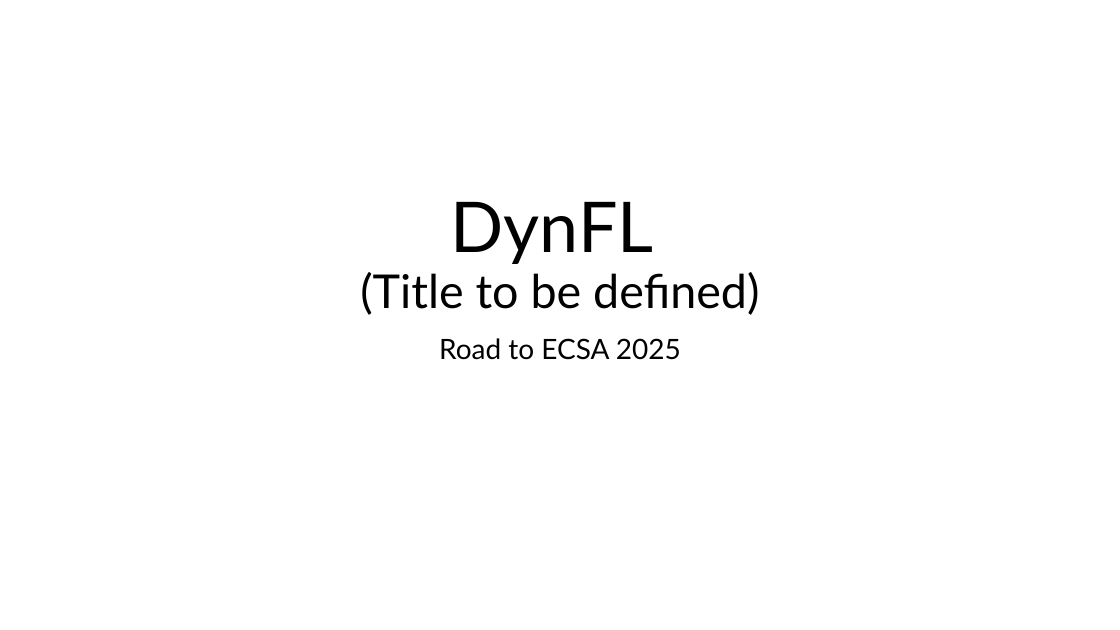
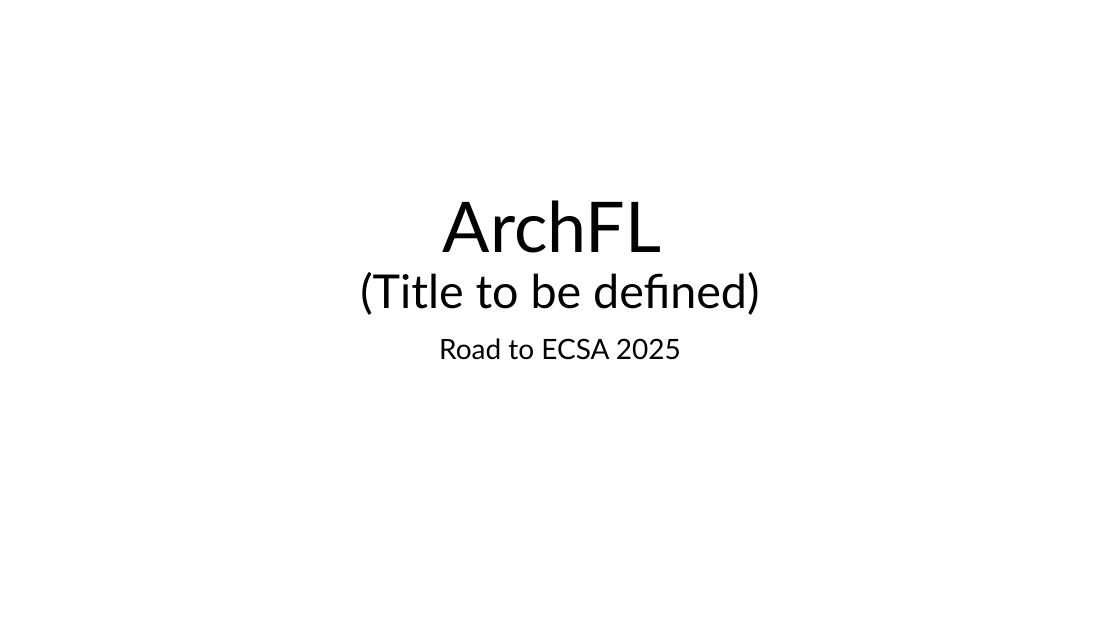
Before and after one commit to FedFlw/NodeSelection, a slide deck: slide 1 of extra_material/exp_plan.pptx. Drawn at 1120x630 pixels with LibreOffice and Linux fonts; fonts in the diff are those of the drawing. Boxes give left, top, right and bottom in pixels: in the first picture for what was removed or moved away, otherwise in the second. Text is boxed around its words. In the diff, an @@ line names an element or a change of style, - is before the commit and + after.

```diff
--- a/extra_material/exp_plan.pptx
+++ b/extra_material/exp_plan.pptx
@@ title at (360,200,759,315): text changed @@
-DynFL
-(Title to be defined)
+ArchFL
+(Title to be defined)
```
Also in this commit, not shown: 3 other slides changed.
